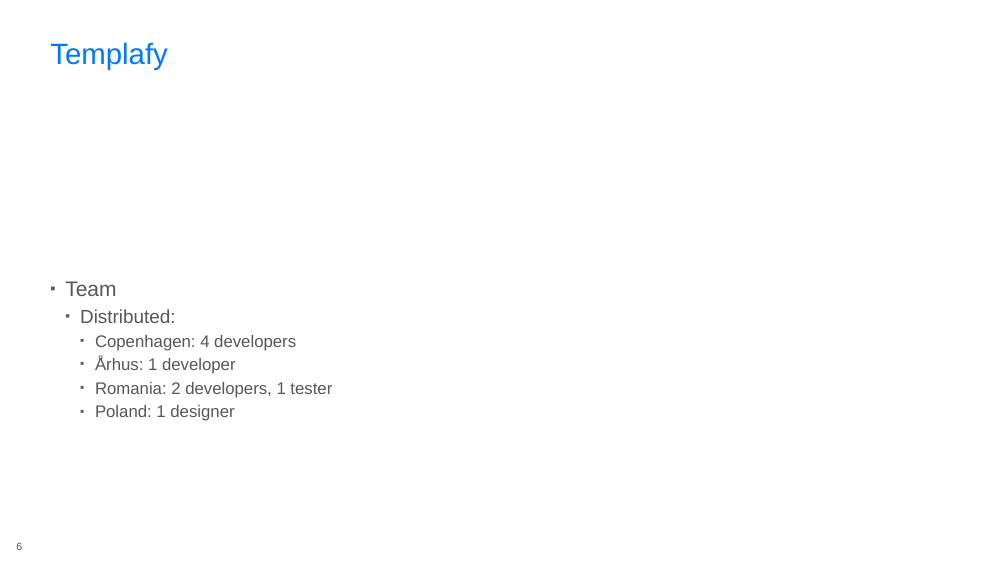
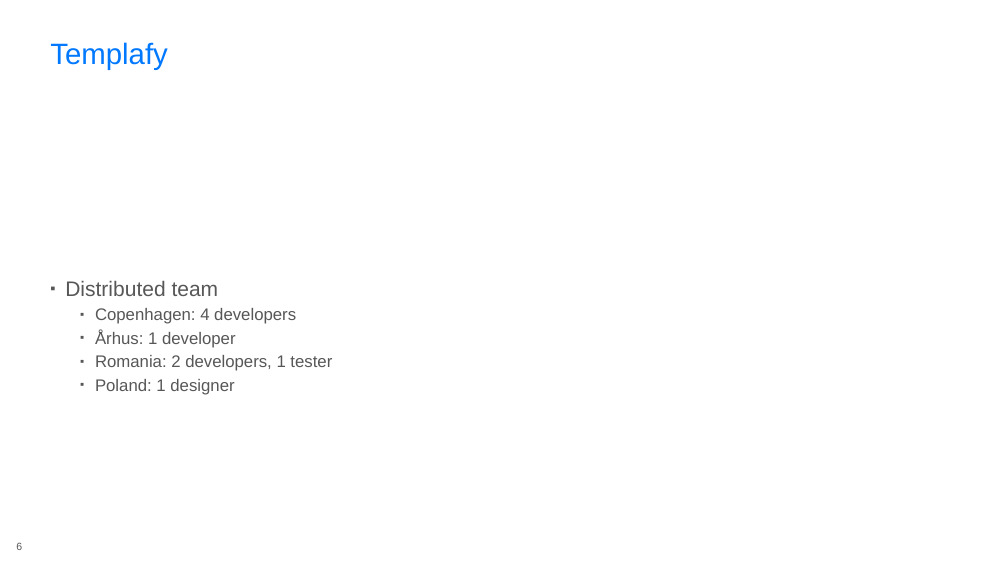
Before and after one commit to rasmuskl/react-webpack-typescript, a slide deck: slide 6 of _notes/Presentation.pptx. Drawn at 1008x567 pixels with LibreOffice and Linux fonts; fonts in the diff are those of the drawing; background and template pictures are left out. Boxes give left, top, right and bottom in pixels: in the first picture for what was removed or moved away, otherwise in the second. Text is boxed around its words. In the diff, an @@ line names an element or a change of style, - is before the commit and + after.

```diff
--- a/_notes/Presentation.pptx
+++ b/_notes/Presentation.pptx
@@ text at (x1=65, y1=281, x2=219, y2=296): text changed; size 18 to 20 pt @@
-▪ Team
-  ▪ Distributed:
+▪ Distributed team
```
Also in this commit, not shown: 1 other slide changed, 11 other files.
